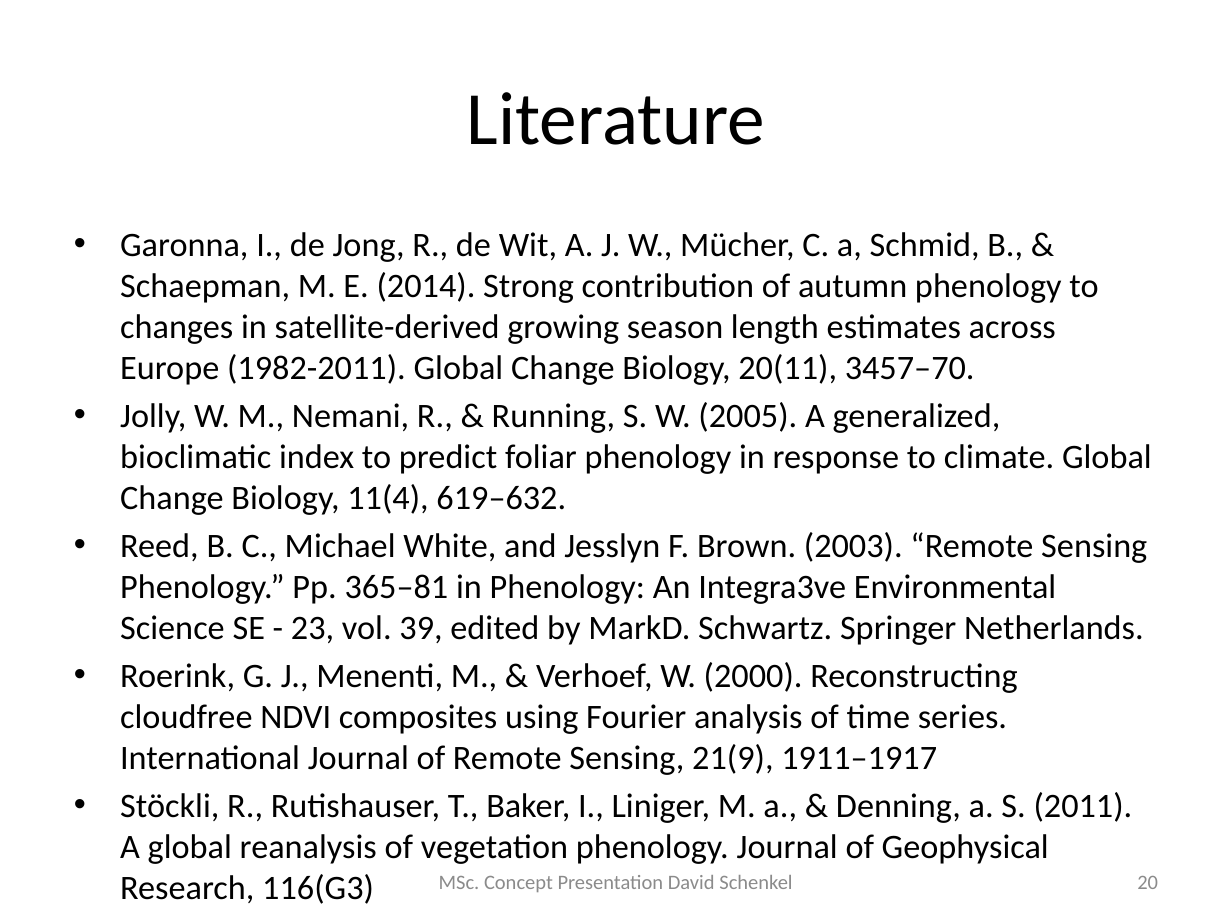
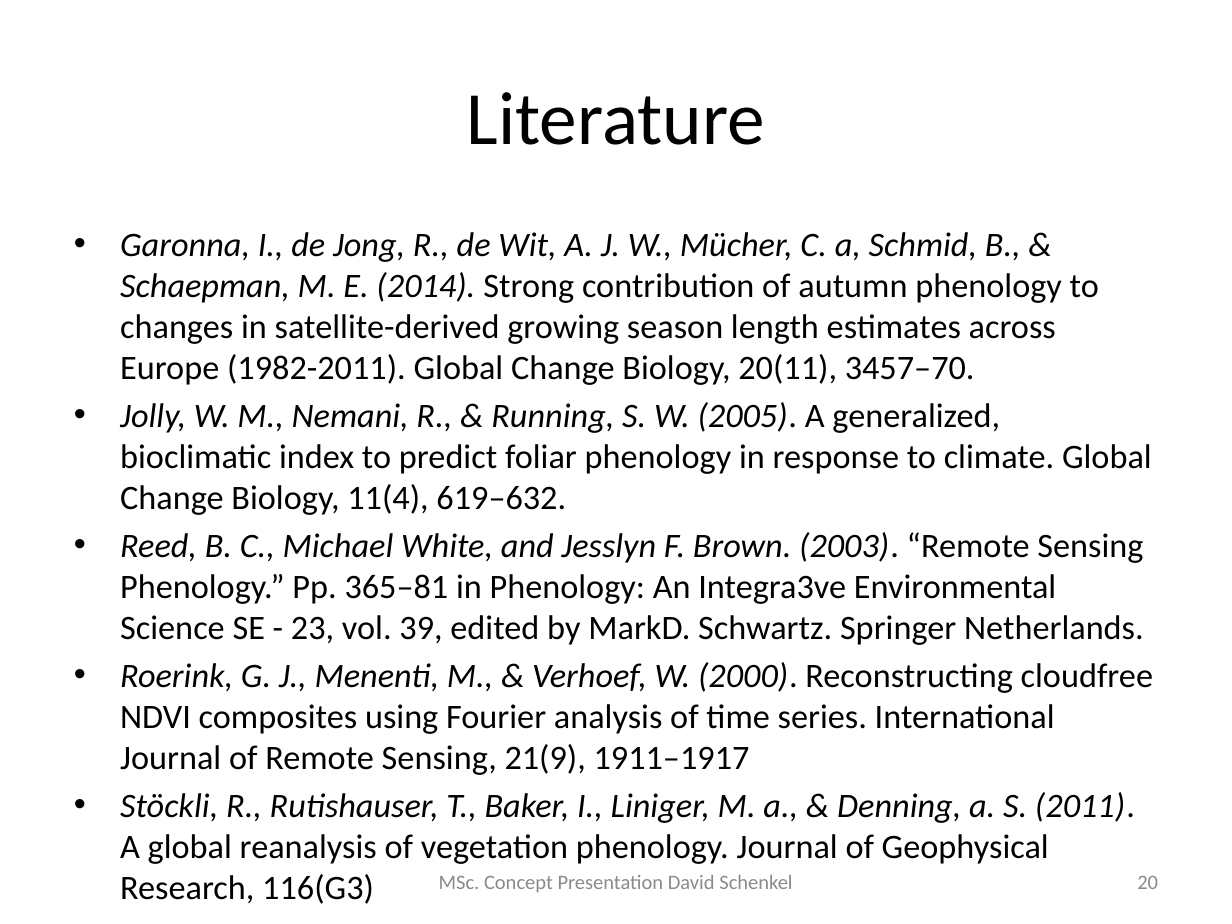
Before and after one commit to dschenkel/geo511, a slide deck: slide 20 of concept_presentation.pptx. Drawn at 1232x924 pixels with LibreOffice and Linux fonts; fonts in the diff are those of the drawing. Boxes give left, top, right and bottom in pixels: in the first picture for what was removed or moved away, otherwise in the second. Text is boxed around its words. In the diff, an @@ line names an element or a change of style, - is before the commit and + after.

```diff
--- a/concept_presentation.pptx
+++ b/concept_presentation.pptx
@@ text "Garonna, I., de Jong, R., ..." at (120, 232, 1153, 823): italic on in "Garonna, I., de Jong, R., de Wit, ...", "Jolly, W. M., Nemani, R., & Running, ...", "Reed, B. C., Michael White, and Jesslyn ...", "Roerink, G. J., Menenti, M., & Verhoef, ..." and 1 more places @@
```
Also in this commit, not shown: 18 other slides changed, 1 slide added, 2 other files.
